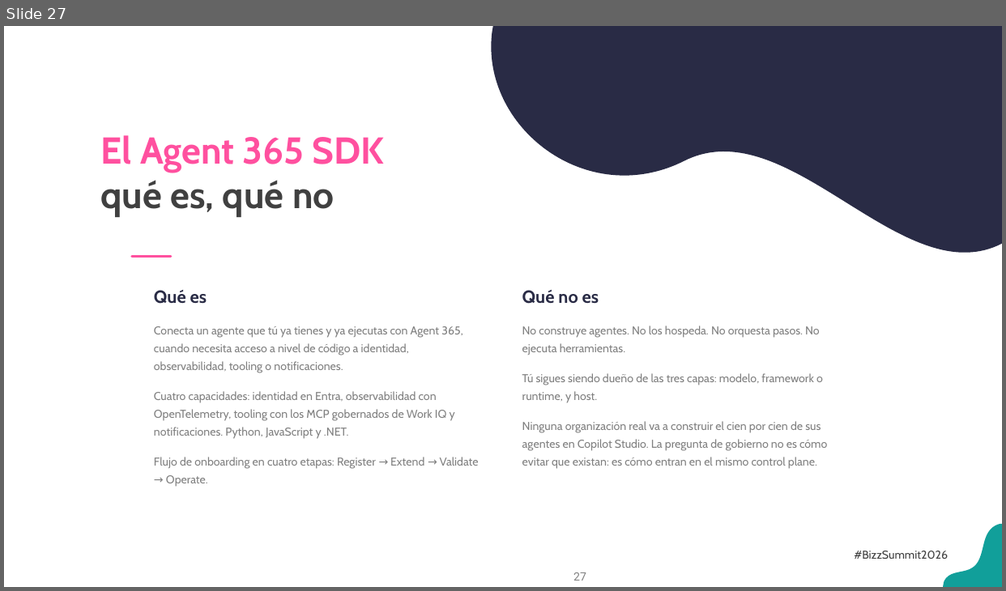
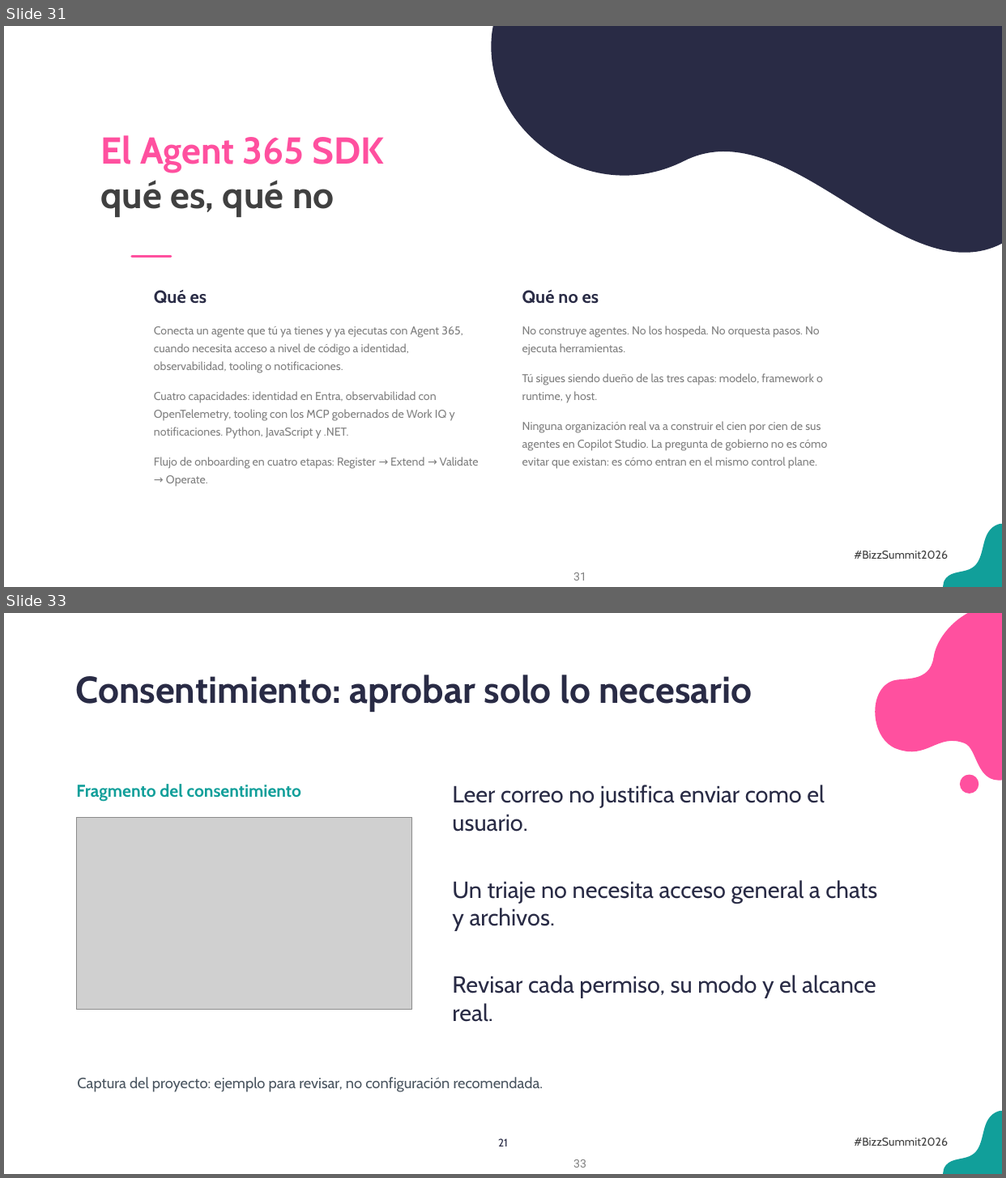
Before and after one commit to antoniosql/materiales-sesiones, a slide deck: BizzSummit/2026/01_trabajo/BizzSummit2026_De_la_jungla_al_control_plane.pptx. Shown one above the other, each under a label of ours: slide 27 before the commit, slides 31 and 33 after it; the slides between them are not shown. The pictures are 1006x591 and 1006x1178 pixels, drawn with LibreOffice and Linux fonts; fonts in the diff are those of the drawing; grey boxes stand for pictures; background and template pictures are left out. Boxes give left, top, right and bottom in pixels: in the first picture for what was removed or moved away, otherwise in the second. Text is boxed around its words. In the diff, an @@ line names an element or a change of style, - is before the commit and + after.

```diff
--- a/BizzSummit/2026/01_trabajo/BizzSummit2026_De_la_jungla_al_control_plane.pptx
+++ b/BizzSummit/2026/01_trabajo/BizzSummit2026_De_la_jungla_al_control_plane.pptx
@@ slide 33 added at <box>4,613,1002,1174</box>, background #FFFFFF; not listed: 3 template elements that a slide beside it also shows @@
@@ freeform shape added at <box>876,613,1002,779</box>, fill #FF509F @@
@@ text added at <box>76,675,752,712</box>, 36 pt, text #292B45, bold @@
+Consentimiento: aprobar solo lo necesario
@@ freeform shape added at <box>960,775,978,794</box>, fill #FF509F @@
@@ text added at <box>76,784,301,802</box>, 16.5 pt, text #119F9A, bold @@
+Fragmento del consentimiento
@@ text added at <box>452,785,825,832</box>, 22.5 pt, text #292B45 @@
+Leer correo no justifica enviar como el usuario.
@@ picture added at <box>77,817,412,1010</box> @@
@@ text added at <box>452,880,877,931</box>, 22.5 pt, text #292B45 @@
+Un triaje no necesita acceso general a chats y archivos.
@@ text added at <box>452,975,876,1022</box>, 22.5 pt, text #292B45 @@
+Revisar cada permiso, su modo y el alcance real.
@@ text added at <box>77,1077,543,1092</box>, 14.2 pt, text #4A5560 @@
+Captura del proyecto: ejemplo para revisar, no configuración recomendada.
@@ text added at <box>498,1139,508,1147</box>, 10.5 pt, text #292B45 @@
+21
@@ what was slide 27 is now slide 31 @@
@@ page number at <box>573,573,586,581</box>: text changed @@
-27
+31
```
Also in this commit, not shown: 1 slide changed, 8 other slides added, 27 other files.
